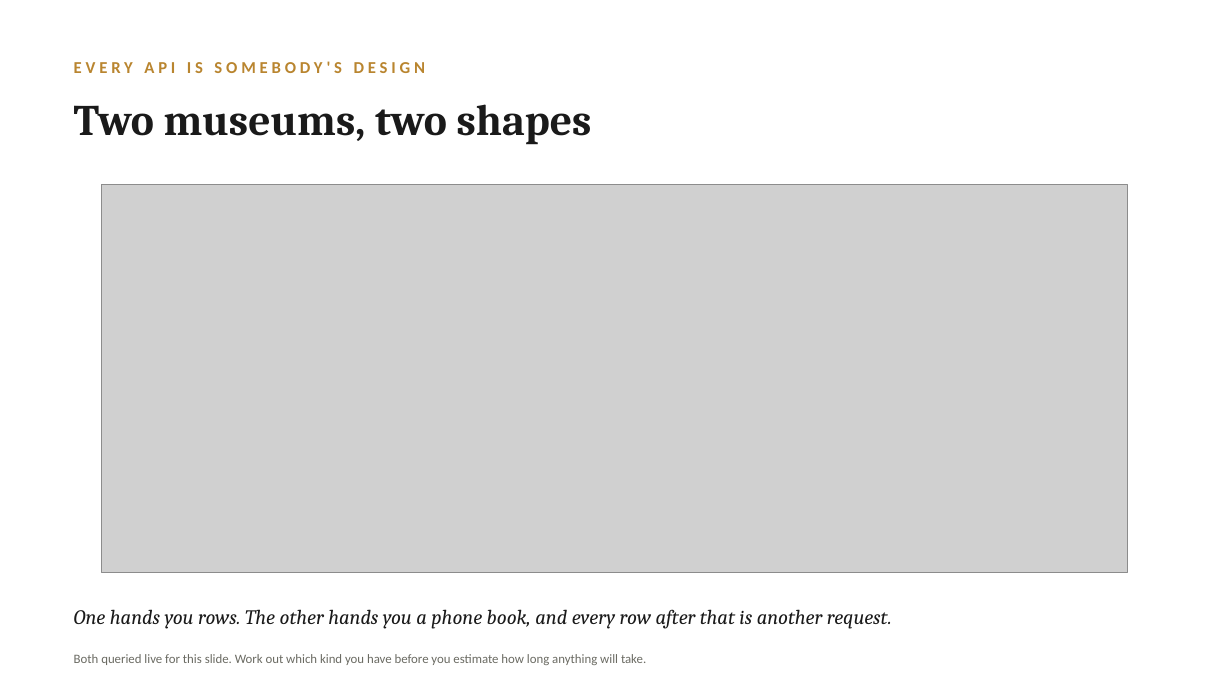
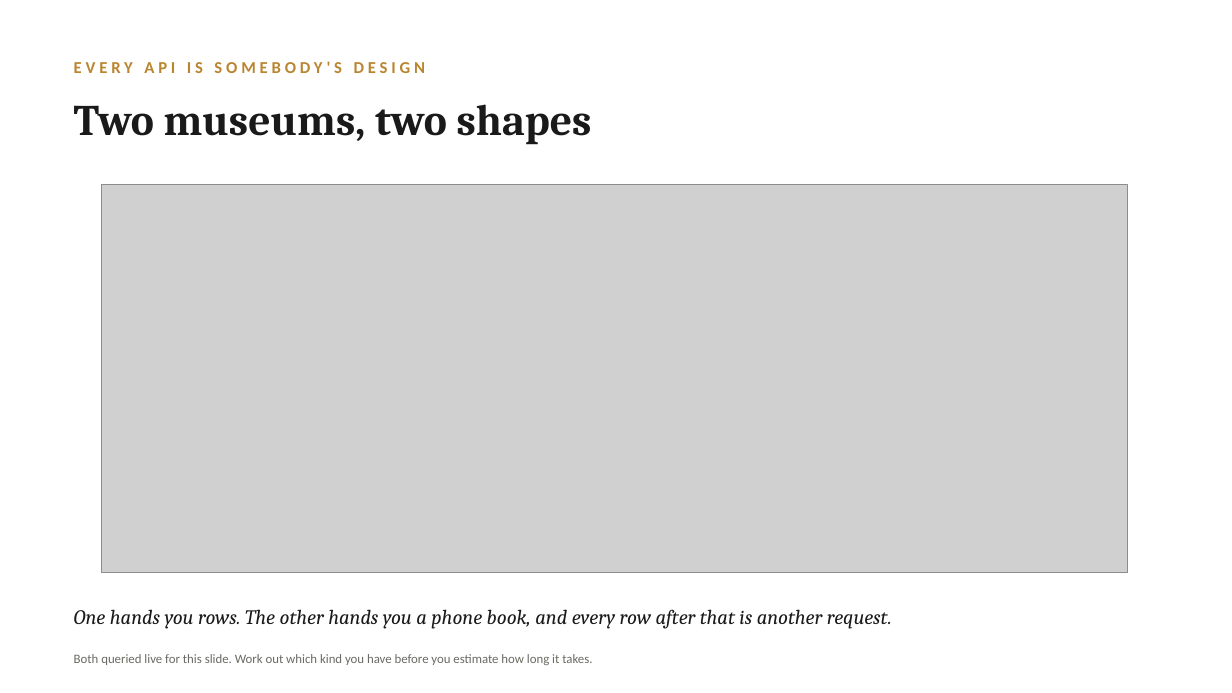
Before and after one commit to lucianli123/culture-as-data-2026, a slide deck: slide 28 of slides/week-04-lecture-draft.pptx. Drawn at 1232x693 pixels with LibreOffice and Linux fonts; fonts in the diff are those of the drawing; grey boxes stand for pictures. Boxes give left, top, right and bottom in pixels: in the first picture for what was removed or moved away, otherwise in the second. Text is boxed around its words. In the diff, an @@ line names an element or a change of style, - is before the commit and + after.

```diff
--- a/slides/week-04-lecture-draft.pptx
+++ b/slides/week-04-lecture-draft.pptx
@@ text at <box>74,654,592,665</box>: text changed @@
-Both queried live for this slide. Work out which kind you have before you estimate how long anything will take.
+Both queried live for this slide. Work out which kind you have before you estimate how long it takes.
```
Also in this commit, not shown: 9 other slides changed, 2 other files.
